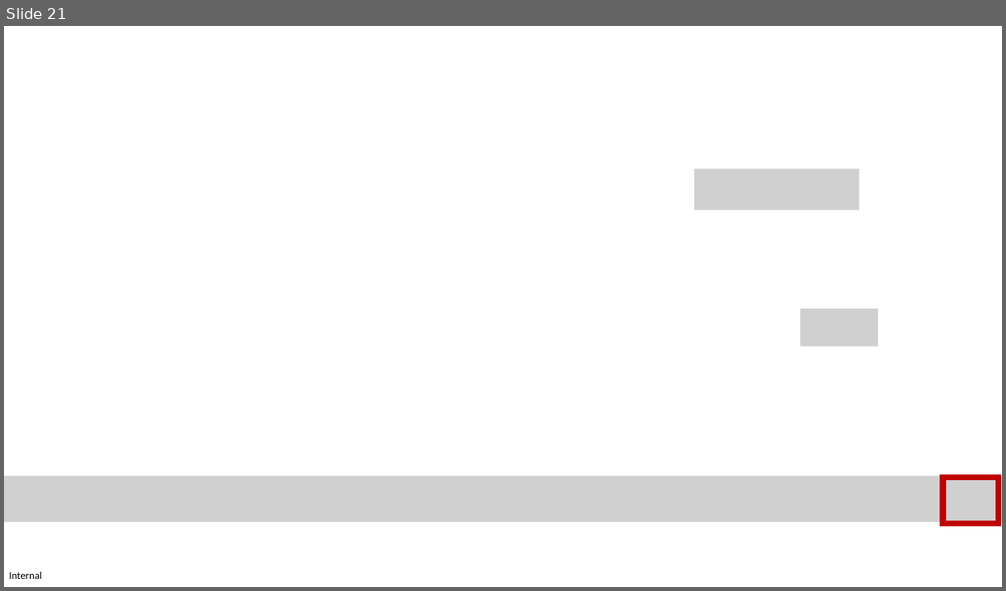
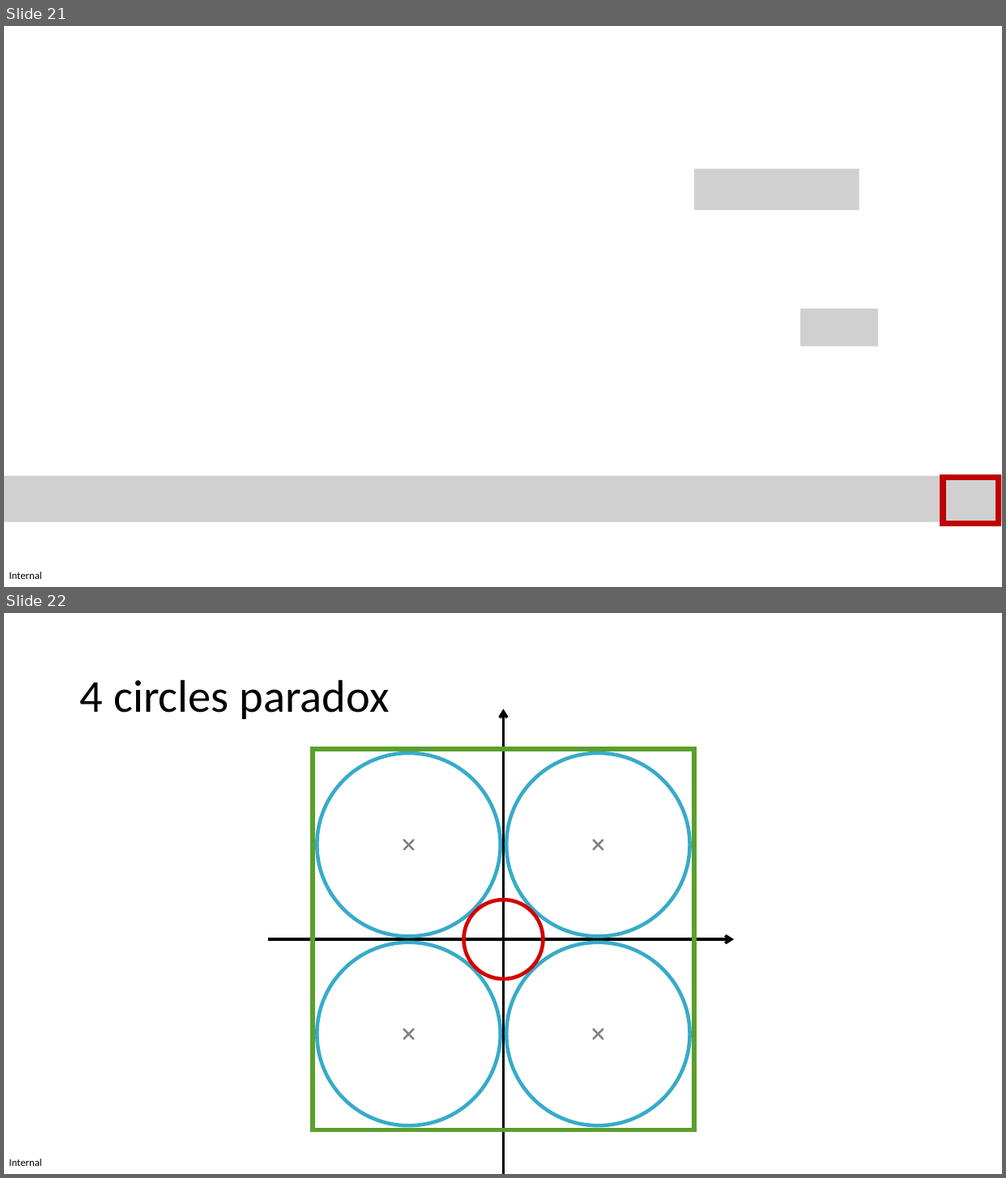
Before and after one commit to MICS-Lab/XmasPresentation2023PRFD, a slide deck: slides_x_mas_2023.pptx. Shown one above the other, each under a label of ours: slide 21 before the commit, slides 21 and 22 after it. The pictures are 1006x591 and 1006x1178 pixels, drawn with LibreOffice and Linux fonts; fonts in the diff are those of the drawing; grey boxes stand for pictures. Boxes give left, top, right and bottom in pixels: in the first picture for what was removed or moved away, otherwise in the second. Text is boxed around its words. In the diff, an @@ line names an element or a change of style, - is before the commit and + after.

```diff
--- a/slides_x_mas_2023.pptx
+++ b/slides_x_mas_2023.pptx
@@ slide 22 added at box(4, 613, 1002, 1174), background #FFFFFF; not listed: 1 template element that a slide beside it also shows @@
@@ title added at box(80, 679, 390, 719), 44 pt, text #000000 @@
+4 circles paradox
@@ freeform shape added at box(503, 709, 508, 1173), fill #000000 at 50% opacity, outline #000000 2.7 pt @@
@@ freeform shape added at box(313, 749, 694, 1131), outline #5AA02C 4.49 pt @@
@@ freeform shape added at box(317, 753, 501, 936), outline #37ABC8 3.55 pt @@
@@ freeform shape added at box(506, 753, 690, 936), outline #37ABC8 3.55 pt @@
@@ freeform shape added at box(404, 840, 414, 850), outline #808080 1.93 pt @@
@@ freeform shape added at box(593, 840, 603, 850), outline #808080 1.93 pt @@
@@ freeform shape added at box(463, 900, 543, 979), outline #D40000 3.59 pt @@
@@ freeform shape added at box(270, 939, 734, 944), fill #000000 at 50% opacity, outline #000000 2.7 pt @@
@@ freeform shape added at box(317, 943, 501, 1126), outline #37ABC8 3.55 pt @@
@@ freeform shape added at box(506, 943, 690, 1126), outline #37ABC8 3.55 pt @@
@@ freeform shape added at box(404, 1029, 414, 1039), outline #808080 1.93 pt @@
@@ freeform shape added at box(593, 1029, 603, 1039), outline #808080 1.93 pt @@
```
Also in this commit, not shown: 1 other slide added.
